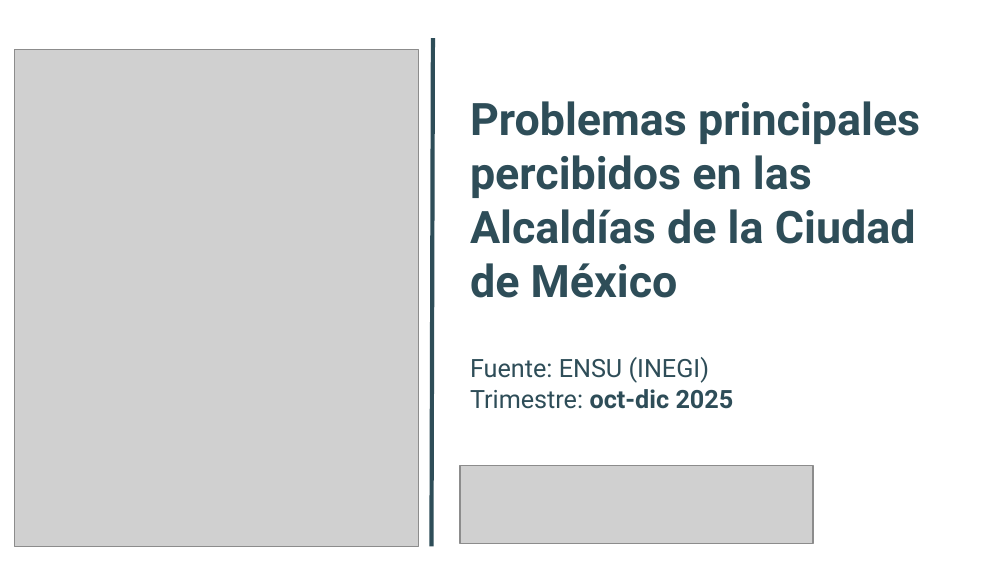
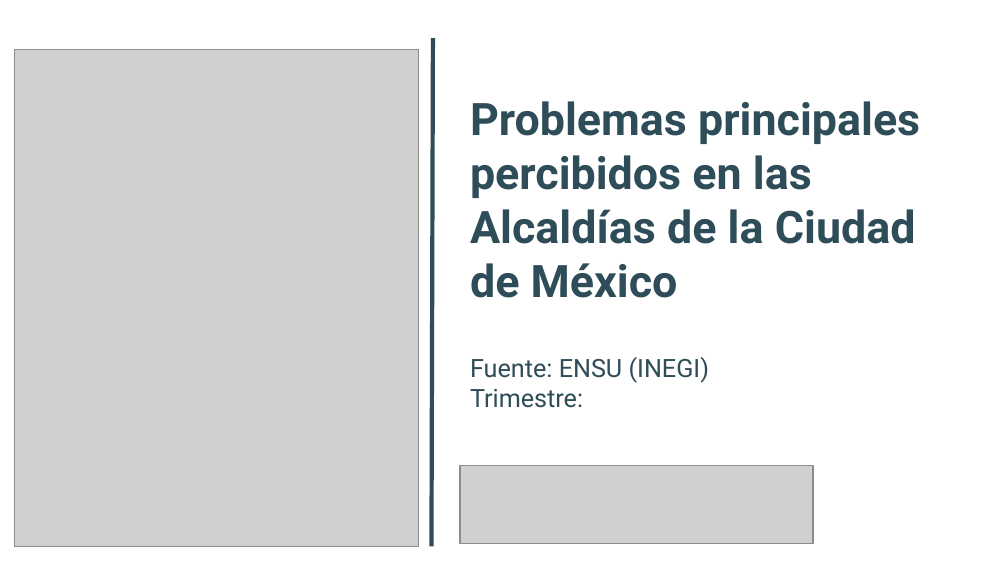
Before and after one commit to IsaiasEntropia/reporte-ensu, a slide deck: slide 1 of auxiliares/plantillas/plantilla-monitoreo-ensu.pptx. Drawn at 1008x567 pixels with LibreOffice and Linux fonts; fonts in the diff are those of the drawing; grey boxes stand for pictures. Boxes give left, top, right and bottom in pixels: in the first picture for what was removed or moved away, otherwise in the second. Text is boxed around its words. In the diff, an @@ line names an element or a change of style, - is before the commit and + after.

```diff
--- a/auxiliares/plantillas/plantilla-monitoreo-ensu.pptx
+++ b/auxiliares/plantillas/plantilla-monitoreo-ensu.pptx
@@ text at box(470, 389, 583, 408): text changed; bold off @@
-Trimestre: oct-dic 2025
+Trimestre:
```
Also in this commit, not shown: 18 other slides changed, 1 slide added, 4 other files.
